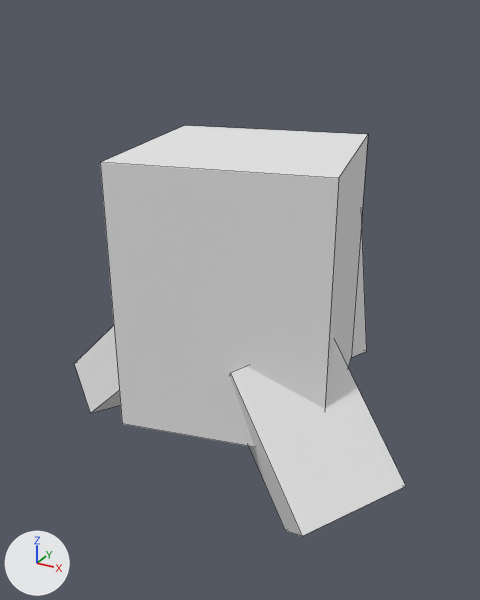
A saved change to the OBJ model assets/mcme/models/block/putrid_stump.obj.
Before and after are seen from a camera (50 mm lens) standing at (1.397, -2.128, 1.183) and looking at (0.452, -0.41, 0.324). Every picture has the same lights, and +X, +Y and +Z are marked at lower left. Mesh edges are drawn as thin lines. Where no turn or scale is listed for an object, it has been applied to the vertices.
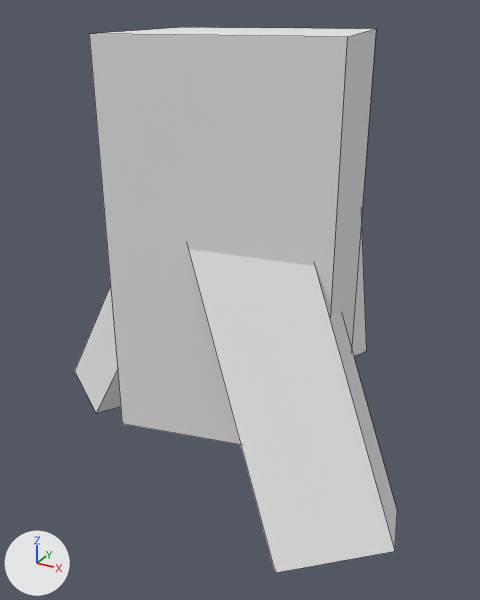
Diff of the bpy script that builds the scene:
```diff
--- a/assets/mcme/models/block/putrid_stump.obj.py
+++ b/assets/mcme/models/block/putrid_stump.obj.py
@@ me_cube @@
 me_cube.from_pydata(...)  # 8 vertices, 6 faces; spans x 0.461..1.092, y -0.869..-0.307, z -0.283..0.338
-me_cube.vertices[0].co = (0.596, -0.728, 0.255)  # pixel (230, 372)
-me_cube.vertices[1].co = (0.798, -0.504, 0.338)
-me_cube.vertices[2].co = (0.89, -0.869, -0.081)  # pixel (302, 536)
-me_cube.vertices[3].co = (1.092, -0.646, 0.002)  # pixel (405, 486)
-me_cube.vertices[4].co = (0.663, -0.307, 0.136)
-me_cube.vertices[5].co = (0.461, -0.531, 0.054)
-me_cube.vertices[6].co = (0.957, -0.449, -0.2)
-me_cube.vertices[7].co = (0.755, -0.672, -0.283)  # pixel (285, 530)
+# me_cube part 1
+me_cube.vertices[0].co = (0.848, -0.643, 1.125)  # pixel (347, 36)
+me_cube.vertices[1].co = (0.713, -0.033, 1.125)  # pixel (376, 28)
+me_cube.vertices[2].co = (0.848, -0.643, 0.0)
+me_cube.vertices[3].co = (0.713, -0.033, 0.0)
+me_cube.vertices[4].co = (0.102, -0.169, 1.125)  # pixel (181, 27)
+me_cube.vertices[5].co = (0.238, -0.779, 1.125)  # pixel (89, 33)
+me_cube.vertices[6].co = (0.102, -0.169, 0.0)
+me_cube.vertices[7].co = (0.238, -0.779, 0.0)  # pixel (122, 423)
 me_cube.materials.append(mat_m_fe1506f3_3c31_9e6c_85d3_9f5e3b652359)
@@ me_cube_001 @@
 me_cube_001.from_pydata(...)  # 8 vertices, 6 faces; spans x 0.102..0.848, y -0.779..-0.033, z 0.0..0.813
-me_cube_001.vertices[0].co = (0.848, -0.643, 0.813)  # pixel (338, 178)
-me_cube_001.vertices[1].co = (0.713, -0.033, 0.812)  # pixel (368, 134)
-me_cube_001.vertices[2].co = (0.848, -0.643, 0.0)
-me_cube_001.vertices[3].co = (0.713, -0.033, 0.0)  # pixel (351, 358)
-me_cube_001.vertices[4].co = (0.102, -0.169, 0.812)  # pixel (184, 125)
-me_cube_001.vertices[5].co = (0.238, -0.779, 0.813)  # pixel (100, 162)
-me_cube_001.vertices[6].co = (0.102, -0.169, 0.0)
-me_cube_001.vertices[7].co = (0.238, -0.779, 0.0)  # pixel (122, 423)
+# me_cube_001 part 2
+me_cube_001.vertices[0].co = (0.368, -0.702, 0.496)
+me_cube_001.vertices[1].co = (0.501, -0.355, 0.444)
+me_cube_001.vertices[2].co = (0.023, -0.658, -0.097)  # pixel (96, 413)
+me_cube_001.vertices[3].co = (0.156, -0.312, -0.149)
+me_cube_001.vertices[4].co = (0.353, -0.285, 0.535)
+me_cube_001.vertices[5].co = (0.22, -0.632, 0.587)
+me_cube_001.vertices[6].co = (0.008, -0.241, -0.058)
+me_cube_001.vertices[7].co = (-0.125, -0.588, -0.006)  # pixel (74, 370)
 me_cube_001.materials.append(mat_m_fe1506f3_3c31_9e6c_85d3_9f5e3b652359)
@@ me_cube_002 @@
 me_cube_002.from_pydata(...)  # 8 vertices, 6 faces; spans x -0.127..0.477, y -0.734..-0.237, z -0.167..0.358
-me_cube_002.vertices[0].co = (0.344, -0.734, 0.223)
-me_cube_002.vertices[1].co = (0.477, -0.387, 0.171)
-me_cube_002.vertices[2].co = (-0.014, -0.647, -0.115)  # pixel (90, 413)
-me_cube_002.vertices[3].co = (0.119, -0.3, -0.167)
-me_cube_002.vertices[4].co = (0.364, -0.323, 0.307)
-me_cube_002.vertices[5].co = (0.231, -0.67, 0.358)
-me_cube_002.vertices[6].co = (0.006, -0.237, -0.032)
-me_cube_002.vertices[7].co = (-0.127, -0.584, 0.02)  # pixel (74, 363)
+# me_cube_002 part 3
+me_cube_002.vertices[0].co = (0.426, -0.702, 0.681)
+me_cube_002.vertices[1].co = (0.699, -0.592, 0.788)
+me_cube_002.vertices[2].co = (0.854, -0.953, -0.15)  # pixel (275, 572)
+me_cube_002.vertices[3].co = (1.127, -0.843, -0.044)  # pixel (394, 551)
+me_cube_002.vertices[4].co = (0.632, -0.311, 0.669)
+me_cube_002.vertices[5].co = (0.359, -0.421, 0.562)
+me_cube_002.vertices[6].co = (1.06, -0.562, -0.163)  # pixel (397, 511)
+me_cube_002.vertices[7].co = (0.787, -0.672, -0.27)
 me_cube_002.materials.append(mat_m_fe1506f3_3c31_9e6c_85d3_9f5e3b652359)
```

Location of each change, (x1, y1, x2, y2) in pixels of the pictures (480 x 600 px):
'cube', reshaped (63% wider, 115% taller)
    before: (229, 342, 405, 536)
    after: (89, 27, 376, 445)
'cube.001', reshaped
    before: (100, 125, 368, 447)
    after: (75, 286, 121, 413)
'cube.002', reshaped
    before: (74, 326, 120, 413)
    after: (188, 249, 397, 573)
